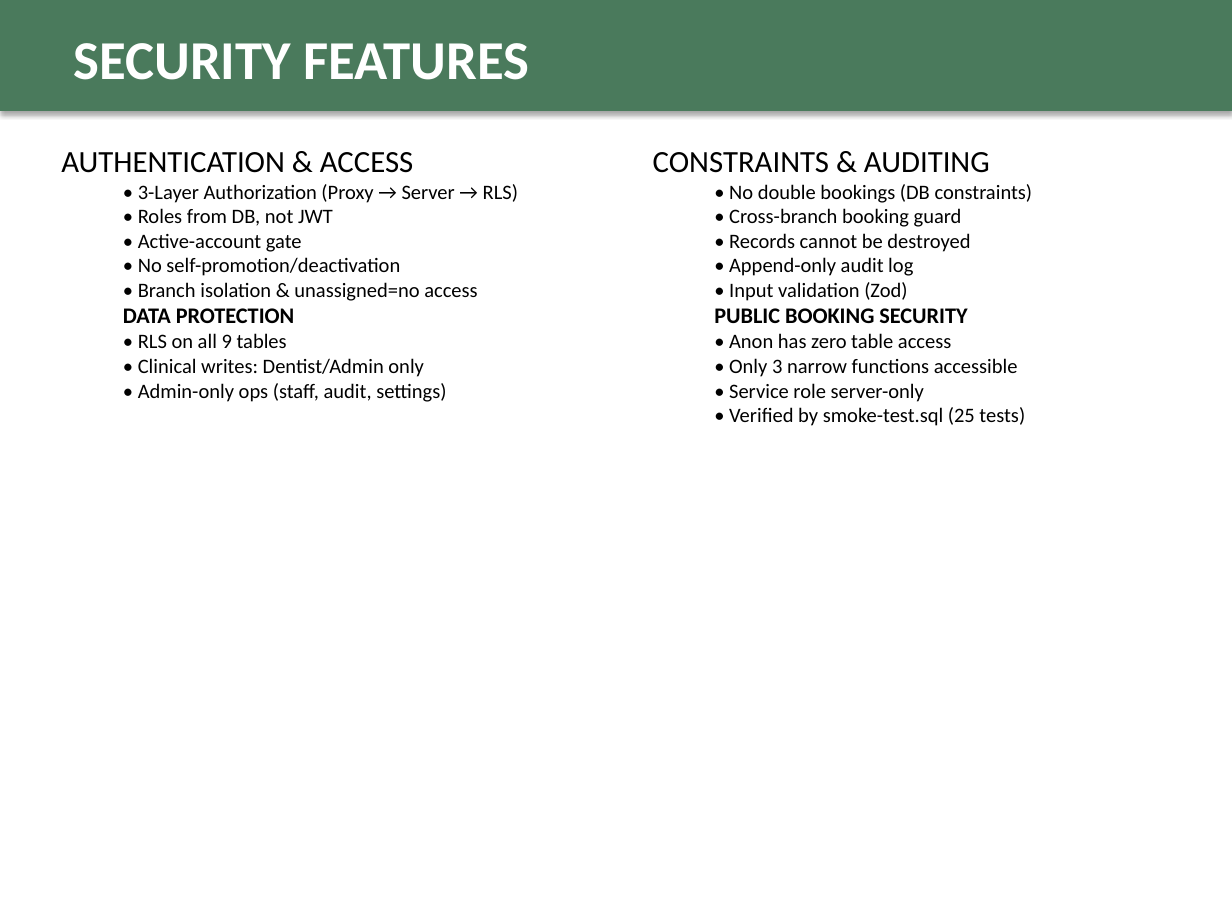
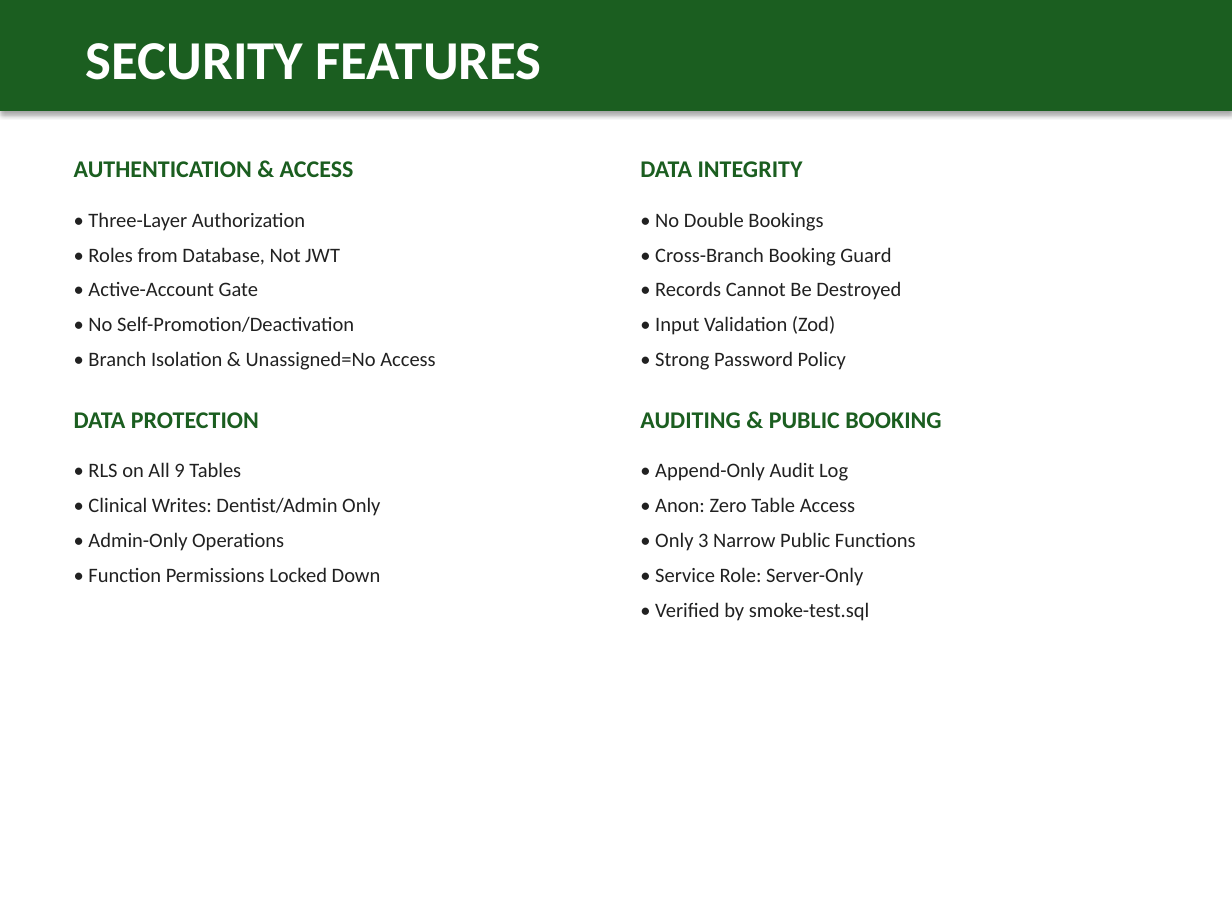
Before and after one commit to fritzmichael1-2/gonzaga-dental-clinic-system, a slide deck: slide 6 of GDCMAS_Final_Defense_Presentation.pptx. Drawn at 1232x924 pixels with LibreOffice and Linux fonts; fonts in the diff are those of the drawing. Boxes give left, top, right and bottom in pixels: in the first picture for what was removed or moved away, otherwise in the second. Text is boxed around its words. In the diff, an @@ line names an element or a change of style, - is before the commit and + after.

Commit message:
Redesign defense PPT with professional dental/medical theme and enhanced visuals

```diff
--- a/GDCMAS_Final_Defense_Presentation.pptx
+++ b/GDCMAS_Final_Defense_Presentation.pptx
@@ rectangle at [0, 0, 1232, 111]: fill #4A7A5C to #1B5E20 @@
@@ text "SECURITY FEATURES": place and size @@
-text "SECURITY FEATURES" at [74, 43, 529, 80]
+text "SECURITY FEATURES" at [86, 43, 542, 80]
@@ text "AUTHENTICATION & ACCESS": place and size @@
-text "AUTHENTICATION & ACCESS" at [61, 152, 518, 402]
+text "AUTHENTICATION & ACCESS" at [74, 161, 435, 582]
@@ text at [74, 161, 354, 428]: size 18 to 14 pt, bold on in "AUTHENTICATION & ACCESS"; text colour #000000 to #1B5E20 in "AUTHENTICATION & ACCESS", "DATA PROTECTION"; size 13 to 14 pt in "DATA PROTECTION"; more space between paragraphs; list level 2 to 1 in "DATA PROTECTION" @@
@@ text at [640, 161, 941, 621]: text changed; text colour #000000 to #212121 @@
-CONSTRAINTS & AUDITING
-  • No double bookings (DB constraints)
-  • Cross-branch booking guard
-  • Records cannot be destroyed
-  • Append-only audit log
-  • Input validation (Zod)
-  PUBLIC BOOKING SECURITY
-  • Anon has zero table access
-  • Only 3 narrow functions accessible
-  • Service role server-only
-  • Verified by smoke-test.sql (25 tests)
+DATA INTEGRITY
+• No Double Bookings
+• Cross-Branch Booking Guard
+• Records Cannot Be Destroyed
+• Input Validation (Zod)
+• Strong Password Policy
+AUDITING & PUBLIC BOOKING
+• Append-Only Audit Log
+• Anon: Zero Table Access
+• Only 3 Narrow Public Functions
+• Service Role: Server-Only
+• Verified by smoke-test.sql
@@ text at [88, 212, 435, 370]: text changed; text colour #000000 to #212121 @@
-  • 3-Layer Authorization (Proxy → Server → RLS)
-  • Roles from DB, not JWT
-  • Active-account gate
-  • No self-promotion/deactivation
-  • Branch isolation & unassigned=no access
+• Three-Layer Authorization
+• Roles from Database, Not JWT
+• Active-Account Gate
+• No Self-Promotion/Deactivation
+• Branch Isolation & Unassigned=No Access
@@ text at [88, 462, 381, 582]: text changed; text colour #000000 to #212121 @@
-  • RLS on all 9 tables
-  • Clinical writes: Dentist/Admin only
-  • Admin-only ops (staff, audit, settings)
+• RLS on All 9 Tables
+• Clinical Writes: Dentist/Admin Only
+• Admin-Only Operations
+• Function Permissions Locked Down
```
Also in this commit, not shown: 4 other slides changed, 3 slides added, 3 slides removed.
